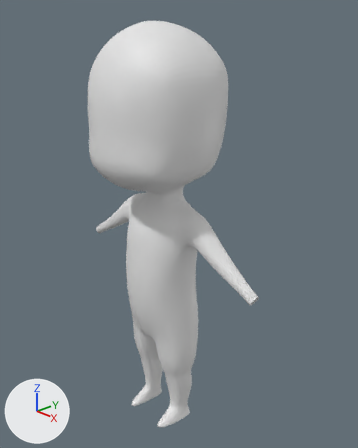
The Blender file blender/personaje.blend, before and after one commit.
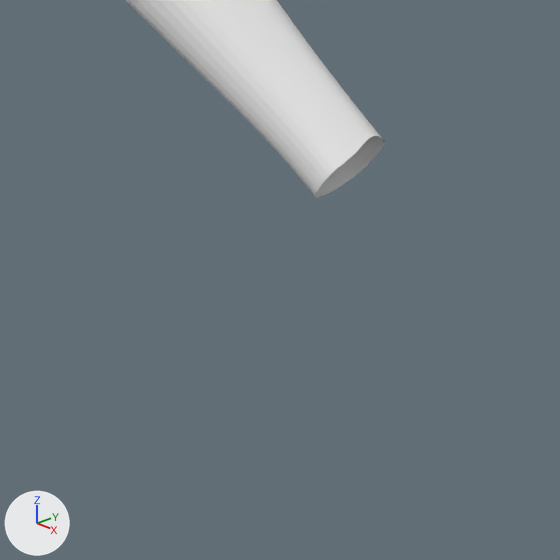
The first picture shows the older version from a camera (50 mm lens) standing at (5.16, -4.46, 3.96) and looking at (0.13, 0.28, 1.26). The close-ups show both versions on the part from 58% to 79% of the width and 62% to 79% of the height of that picture. Arrows for +X, +Y and +Z are at lower left; the lights stay in place.

Before the edit, the objects in view are built like this:
```python
me_plane = bpy.data.meshes.new('Plane')
me_plane.from_pydata(...)  # 587 vertices, 558 faces; spans x 0.0..1.76, y -0.94..0.95, z -2.05..4.08
ob_plane = bpy.data.objects.new('Plane', me_plane)
ob_plane.location = (0.0, 0.0, 0.0)
_m = ob_plane.modifiers.new('Mirror', 'MIRROR')
_m.use_clip = True
_m = ob_plane.modifiers.new('Subdivision', 'SUBSURF')
_m.levels = 0
```
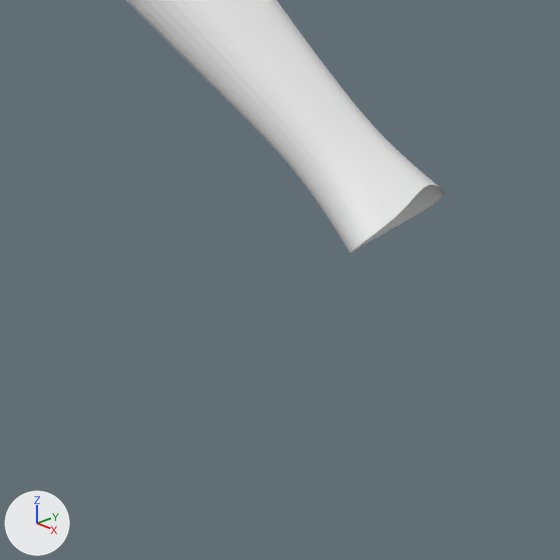
Changed parts and their boxes [x1, y1, x2, y2] in the close-ups (560 x 560 px):
'Plane', reshaped
    before: [126, 0, 385, 197]
    after: [126, 0, 445, 253]
part 1 of me_plane, added
    after: [314, 135, 445, 253]

Diff of the bpy script that builds the scene:
```diff
--- a/blender/personaje.blend.py
+++ b/blender/personaje.blend.py
@@ me_plane @@
 # used by ob_plane; location = (0.0, 0.0, 0.0)
-me_plane.from_pydata(...)  # 587 vertices, 558 faces; spans x 0.0..1.76, y -0.94..0.95, z -2.05..4.08
+me_plane.from_pydata(...)  # 598 vertices, 569 faces; spans x 0.0..1.88, y -0.94..0.95, z -2.05..4.08
+# me_plane part 1
+# 11 vertices are added at x 1.78..1.88, y -0.01..0.23, z 0.55..0.71
+# 11 new faces join them
```
